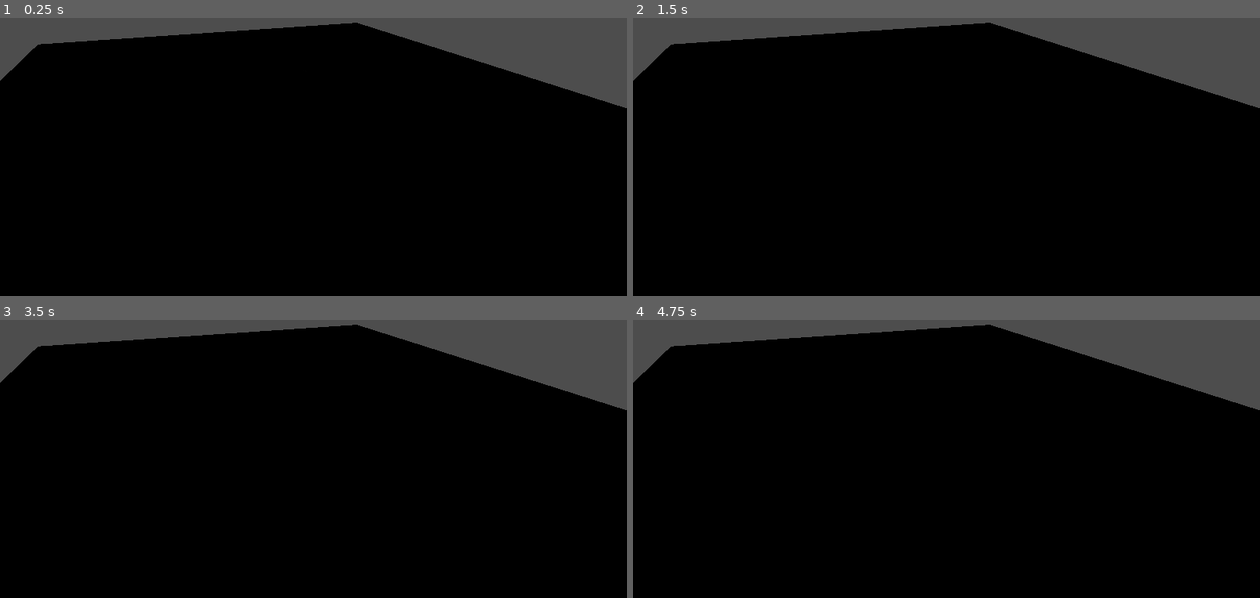
Above: before the commit, frames 1-4 (two rows, left to right).
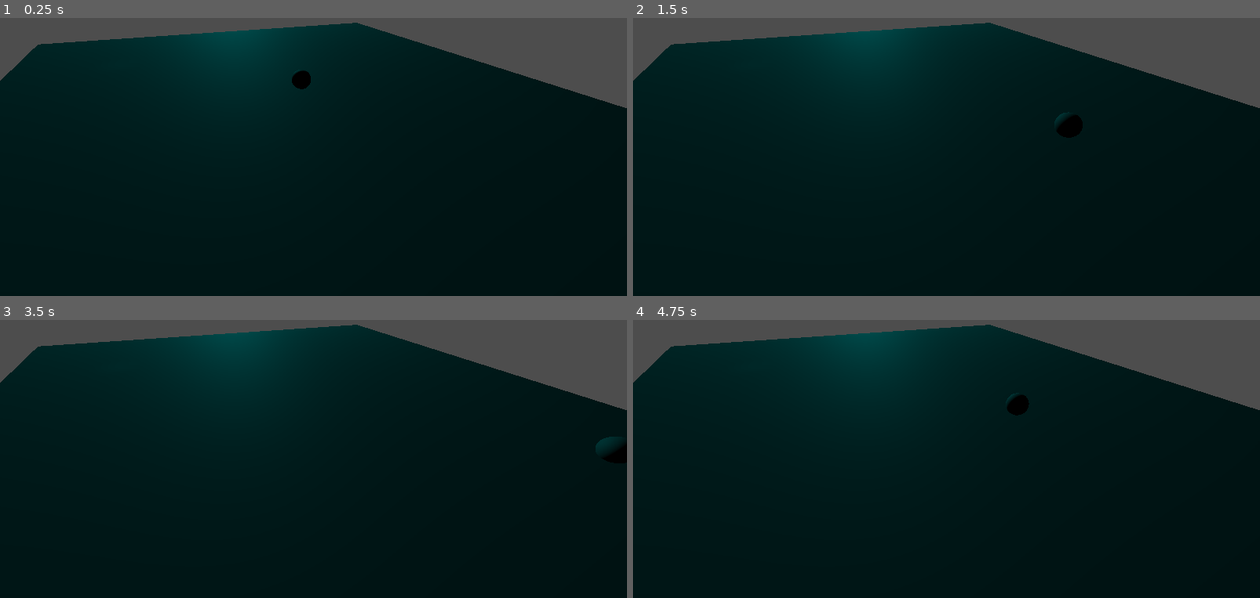
Above: after the commit, the same moments.

Repository: Jean-LoupIsReal/PasVampireSurvivor
Game: Godot game, scene res://node_3d.tscn
Same seed, same stepped clock (60 frames per second), same inputs: the game is played once before the commit and once after it.
Inputs:
- Up to frame 1 (0.25 s): no input
- Up to frame 2 (1.5 s): tap Enter at 0.5 s; hold Right (ui_right) 0.53-1.28 s; hold Down (ui_down) from 1.28 s (still down)
- Up to frame 3 (3.5 s): release Down (ui_down) at 2.03 s; hold Right (ui_right) 2.03-2.78 s; tap Space at 2.75 s; hold Up (ui_up) from 2.78 s (still down)
- Up to frame 4 (4.75 s): tap Enter at 3.5 s; release Up (ui_up) at 3.53 s; hold Left (ui_left) from 3.53 s (still down)

The runs differ from the first frame. In frame 1, 38% of the frame differs, in the area x 0-80%, y 1-73%; in frame 2, 38%; in frame 3, 38%, in the area x 0-100%, y 1-73%; in frame 4, 38%.

Commit message:
camera fix ish

Diff:
--- a/character_body_3d.gd
+++ b/character_body_3d.gd
@@ -1,5 +1,6 @@
 extends CharacterBody3D
 
+const SPEED: int = 7
 
 func _ready():
 	pass
@@ -9,14 +10,18 @@
 	if Input.is_action_pressed("ui_left") and Input.is_action_pressed("ui_right"):
 		velocity.x = 0
 	elif Input.is_action_pressed("ui_left"):
-		velocity.x = 5
+		velocity.x = SPEED
 	elif Input.is_action_pressed("ui_right"):
-		velocity.x = -5
+		velocity.x = -SPEED
+	else:
+		velocity.x = lerpf(velocity.x,0,0.1)
 
 	if Input.is_action_pressed("ui_up") and Input.is_action_pressed("ui_down"):
 		velocity.z = 0
 	elif Input.is_action_pressed("ui_up"):
-		velocity.z = 5
+		velocity.z = SPEED
 	elif Input.is_action_pressed("ui_down"):
-		velocity.z = -5
+		velocity.z = -SPEED
+	else:
+		velocity.z = lerpf(velocity.z,0,0.1)
 	move_and_slide()
--- a/node_3d.tscn
+++ b/node_3d.tscn
@@ -52,5 +52,16 @@
 transform = Transform3D(1, 0, 2.68221e-07, 0, 1, 0, -2.68221e-07, 0, 1, -1.97604, 0.480814, -0.255499)
 script = ExtResource("2_tcs7g")
 
+[node name="OmniLight3D3" type="OmniLight3D" parent="."]
+transform = Transform3D(1, 0, 2.98023e-08, 0, 1, 0, -2.98023e-08, 0, 1, 5.37664, 10.9803, -41.8208)
+light_color = Color(0.0117647, 1, 1, 1)
+light_energy = 5.876
+omni_range = 119.661
+
 [node name="OmniLight3D" type="OmniLight3D" parent="."]
-transform = Transform3D(1, 0, 2.98023e-08, 0, 1, 0, -2.98023e-08, 0, 1, 0, 5.41624, 0)
+transform = Transform3D(1, 0, 2.98023e-08, 0, 1, 0, -2.98023e-08, 0, 1, 6.55312, 4.4795, -0.713315)
+light_color = Color(0.0117647, 1, 1, 1)
+
+[node name="OmniLight3D2" type="OmniLight3D" parent="."]
+transform = Transform3D(1, 0, 2.98023e-08, 0, 1, 0, -2.98023e-08, 0, 1, -10.2493, 4.28764, -8.63991)
+light_color = Color(0.0117647, 1, 1, 1)
